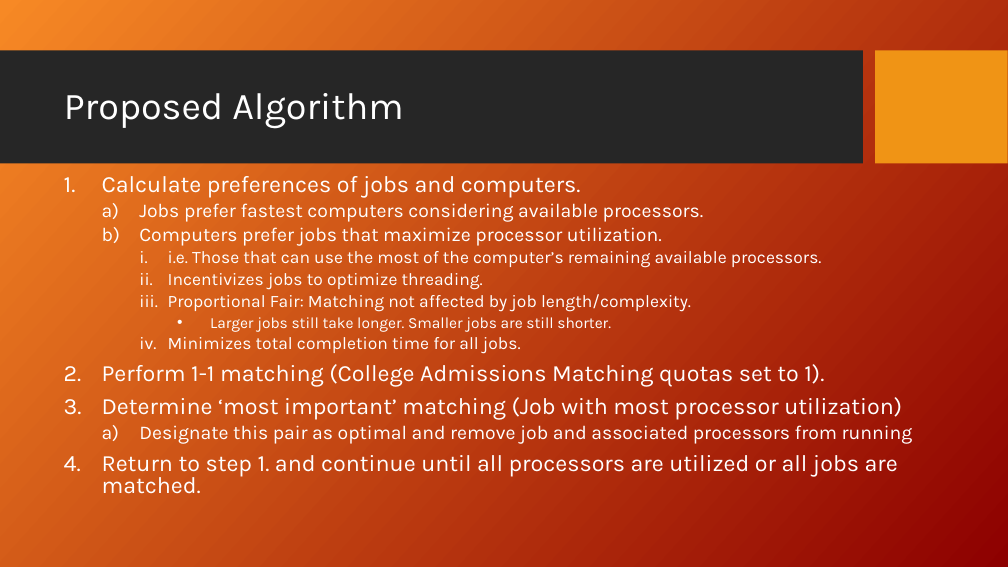
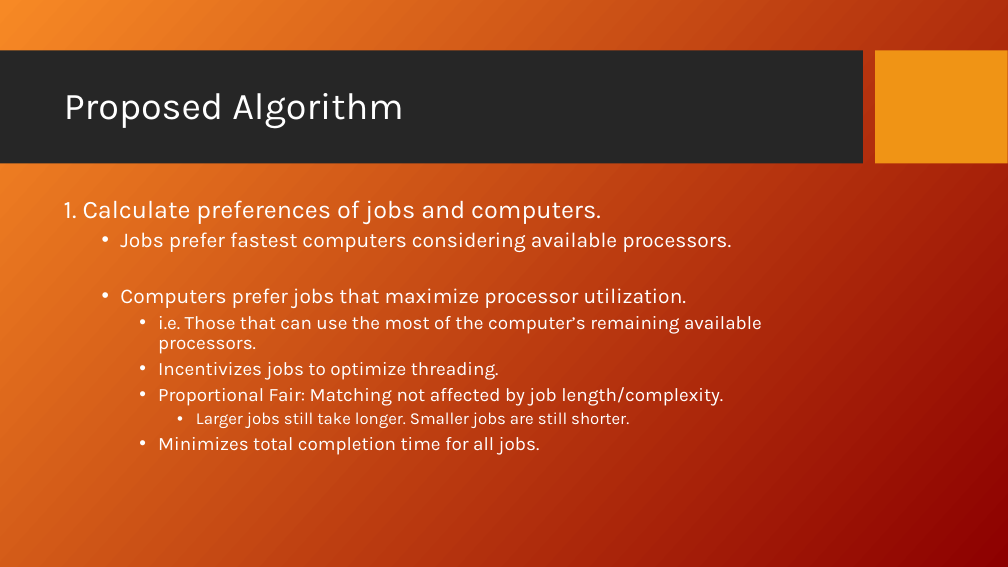
Before and after one commit to fmromano/GameTheoryProject, a slide deck: slide 7 of Paper/MatchingJobsPresentation_KH_FR.ppt (slide 5 before the commit). Drawn at 1008x567 pixels with LibreOffice and Linux fonts; fonts in the diff are those of the drawing; background and template pictures are left out. Boxes give left, top, right and bottom in pixels: in the first picture for what was removed or moved away, otherwise in the second. Text is boxed around its words. In the diff, an @@ line names an element or a change of style, - is before the commit and + after.

Commit message:
Updated Powerpoint

```diff
--- a/Paper/MatchingJobsPresentation_KH_FR.ppt
+++ b/Paper/MatchingJobsPresentation_KH_FR.ppt
@@ text "1. Calculate preferences of jobs ...": place and size @@
-text "1. Calculate preferences of jobs ..." at (102, 176, 913, 494)
+text "1. Calculate preferences of jobs ..." at (64, 200, 762, 455)
@@ text at (64, 200, 601, 224): text changed; size 22.2 to 24 pt @@
-1. Calculate preferences of jobs and computers.
+1. Calculate preferences of jobs and computers.
@@ text at (120, 232, 762, 455): size 18.5 to 20 pt in "Jobs prefer fastest computers considering available processo ...", "Computers prefer jobs that maximize processor utilization."; size 16.6 to 18 pt in "i.e. Those that can use the most ...", "Incentivizes jobs to optimize threading.", "Proportional Fair: Matching not affected by job ...", "Minimizes total completion time for all jobs."; size 14.8 to 16 pt in "Larger jobs still take longer. Smaller jobs ..."; bullet a) to •; line spacing 0.8 to 0.9; bullet i. to •; indent changed @@
@@ text at (102, 364, 913, 494): paragraphs removed @@
-2. Perform 1-1 matching (College Admissions Matching quotas set to 1).
-3. Determine ‘most important’ matching (Job with most processor utilization)
-  a) Designate this pair as optimal and remove job and associated processors from running
-4. Return to step 1. and continue until all processors are utilized or all jobs are matched.
```
Also in this commit, not shown: 4 other slides changed, 4 slides added, 1 slide removed, 1 other file.
